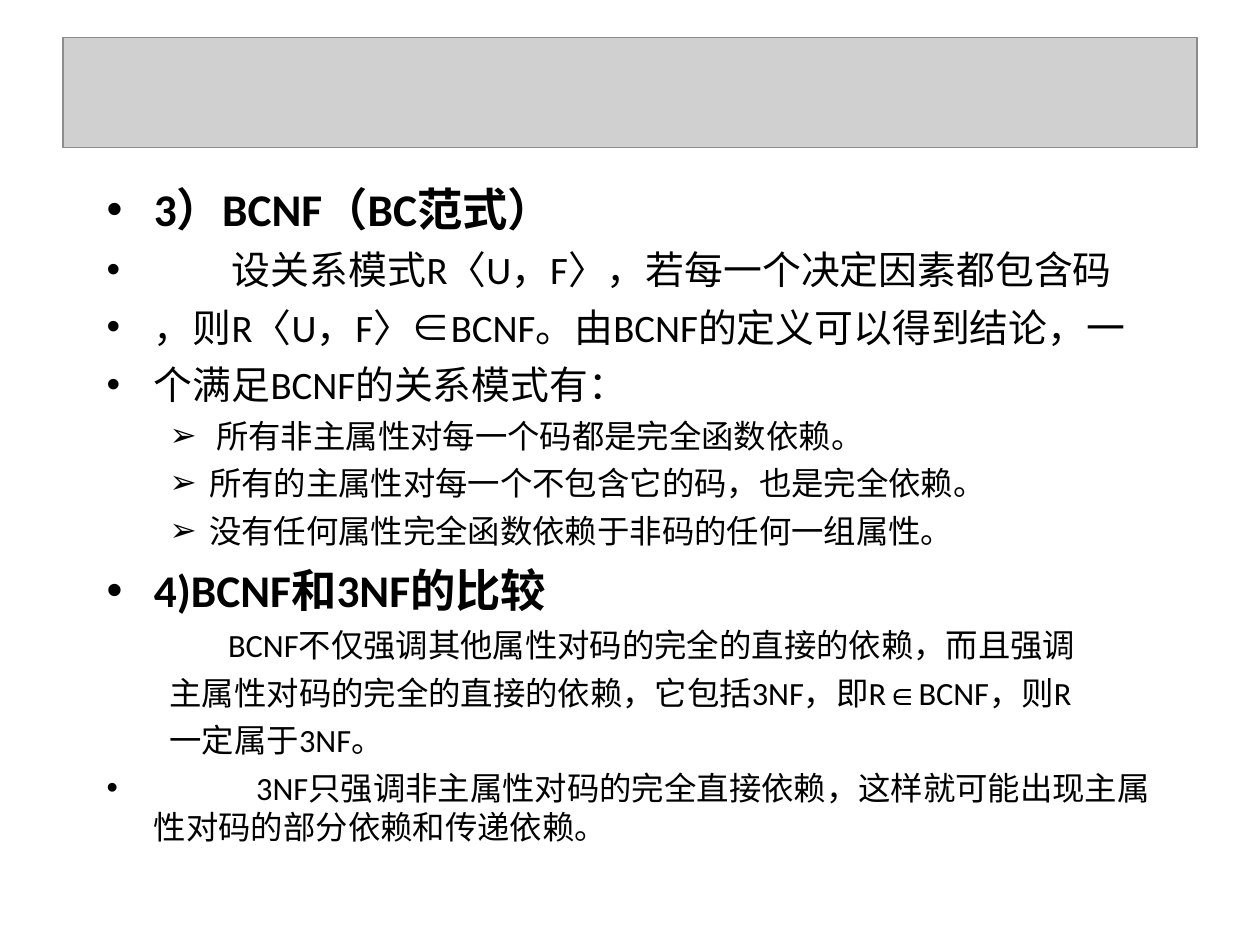
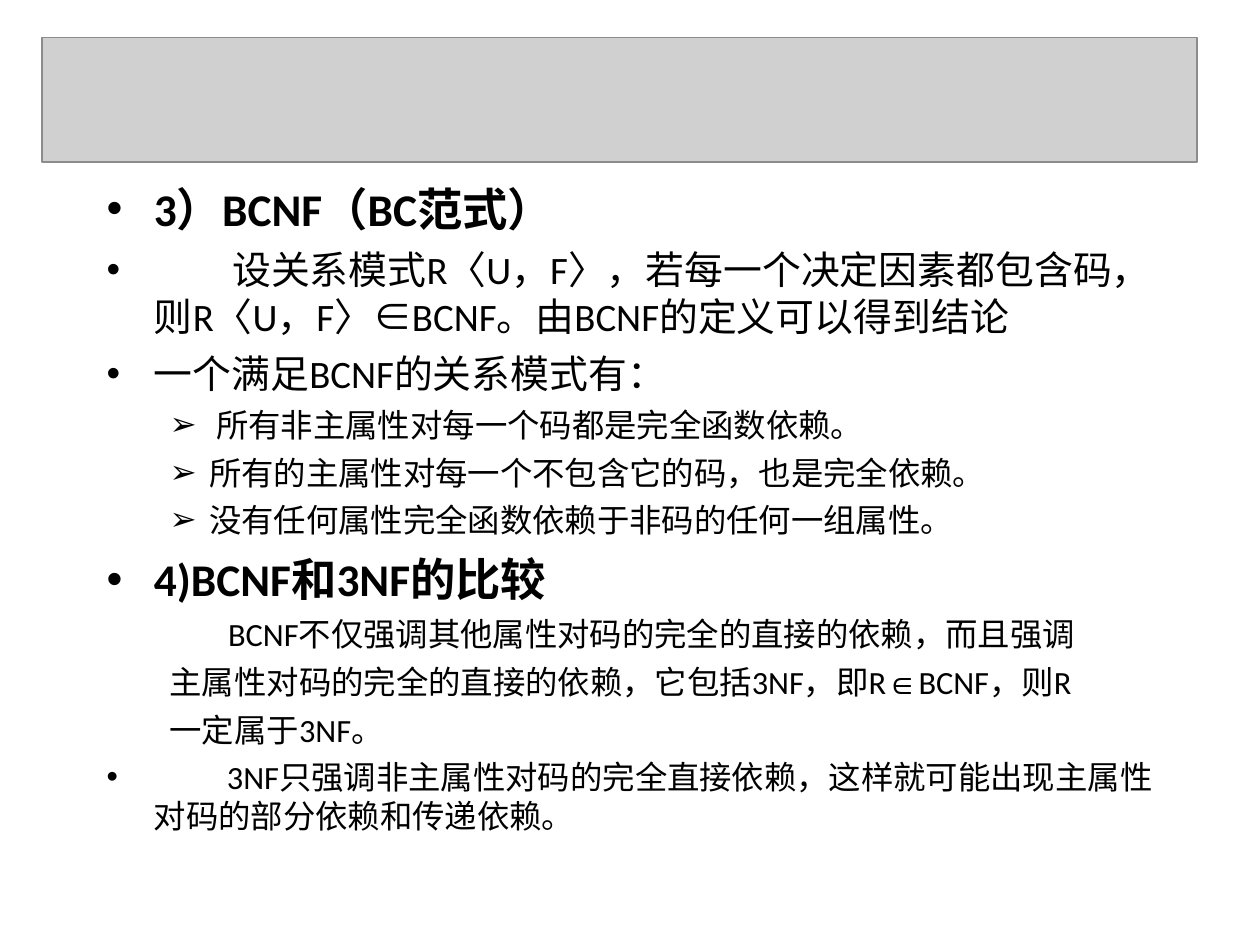
Before and after one commit to yuqingmao2019/MyWorkSpace, a slide deck: slide 79 of 数据库ppt/第1章.ppt (slide 77 before the commit). Drawn at 1260x945 pixels with LibreOffice and Linux fonts; fonts in the diff are those of the drawing; grey boxes stand for pictures; background and template pictures are left out. Boxes give left, top, right and bottom in pixels: in the first picture for what was removed or moved away, otherwise in the second. Text is boxed around its words. In the diff, an @@ line names an element or a change of style, - is before the commit and + after.

```diff
--- a/数据库ppt/第1章.ppt
+++ b/数据库ppt/第1章.ppt
@@ picture: place and size @@
-picture at <box>63,38,1197,147</box>
+picture at <box>42,38,1197,163</box>
@@ text at <box>154,251,1151,391</box>: text changed @@
-• 设关系模式R〈U，F〉，若每一个决定因素都包含码
-• ，则R〈U，F〉∈BCNF。由BCNF的定义可以得到结论，一
-• 个满足BCNF的关系模式有：
+• 设关系模式R〈U，F〉，若每一个决定因素都包含码，则R〈U，F〉∈BCNF。由BCNF的定义可以得到结论
+• 一个满足BCNF的关系模式有：
```
Also in this commit, not shown: 118 other slides changed, 3 slides added, 1 slide removed, 2 other files.
